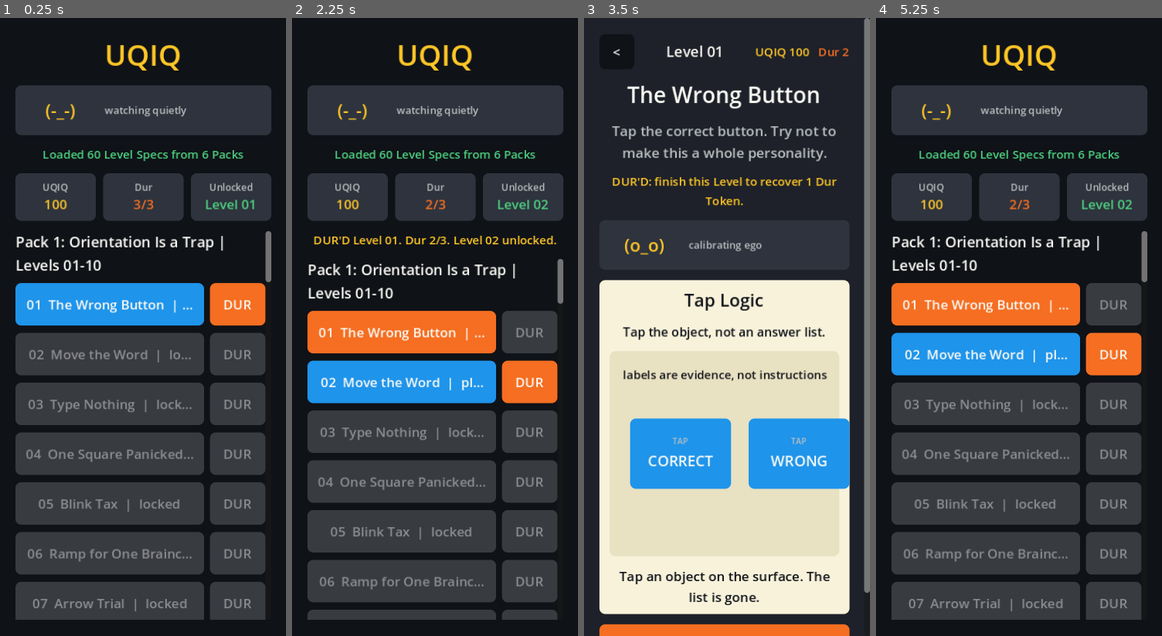
Above: before the commit, frames 1-4 (left to right).
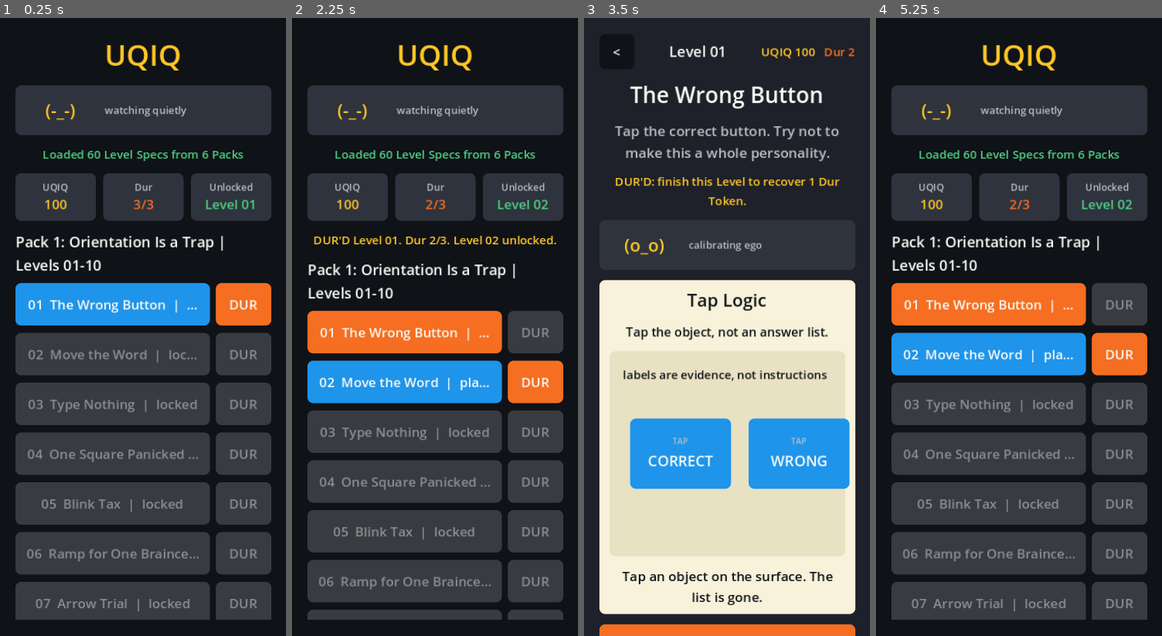
Above: after the commit, the same moments.

Repository: scwlkr/UQIQ
Game: Godot game, scene res://scenes/Main.tscn
Two runs of this game, one before a commit and one after it. Both use one fixed random seed, a clock stepped at 60 frames per second and the inputs below.
Inputs:
- Up to frame 1 (0.25 s): no input
- Up to frame 2 (2.25 s): click "01 The Wrong Button | playable" at 0.5 s; click "<" at 1.25 s; click "DUR" at 2 s
- Up to frame 3 (3.5 s): click "01 The Wrong Button | DUR'D -…" at 2.75 s
- Up to frame 4 (5.25 s): click "<" at 3.5 s; click "01 The Wrong Button | DUR'D -…" at 4.25 s; click "<" at 5 s

The runs differ from the first frame. In frame 1, 6.0% of the frame differs, in the area x 9-95%, y 34-98%; in frame 2, 5.5%; in frame 3, 10%, in the area x 9-100%, y 0-100%; in frame 4, 6.3%.

Commit message:
Hide mobile scrollbars

Diff:
--- a/scripts/main.gd
+++ b/scripts/main.gd
@@ -174,6 +174,8 @@
 
 	var scroll := ScrollContainer.new()
 	scroll.size_flags_vertical = Control.SIZE_EXPAND_FILL
+	scroll.horizontal_scroll_mode = ScrollContainer.SCROLL_MODE_DISABLED
+	scroll.vertical_scroll_mode = ScrollContainer.SCROLL_MODE_SHOW_NEVER
 	root.add_child(scroll)
 
 	var list := VBoxContainer.new()
@@ -816,6 +818,7 @@
 		var scroll := ScrollContainer.new()
 		scroll.set_anchors_preset(Control.PRESET_FULL_RECT)
 		scroll.horizontal_scroll_mode = ScrollContainer.SCROLL_MODE_DISABLED
+		scroll.vertical_scroll_mode = ScrollContainer.SCROLL_MODE_SHOW_NEVER
 		add_child(scroll)
 
 		var margin := MarginContainer.new()
Binary file changed: docs/app-store/screenshots/01_level_list.png
Binary file changed: docs/app-store/screenshots/04_memory_flash.png
Binary file changed: docs/app-store/screenshots/05_physics_draw.png
Binary file changed: docs/app-store/screenshots/06_score_roastcard.png
Not shown, changed: docs/RELEASE_STATUS.md
